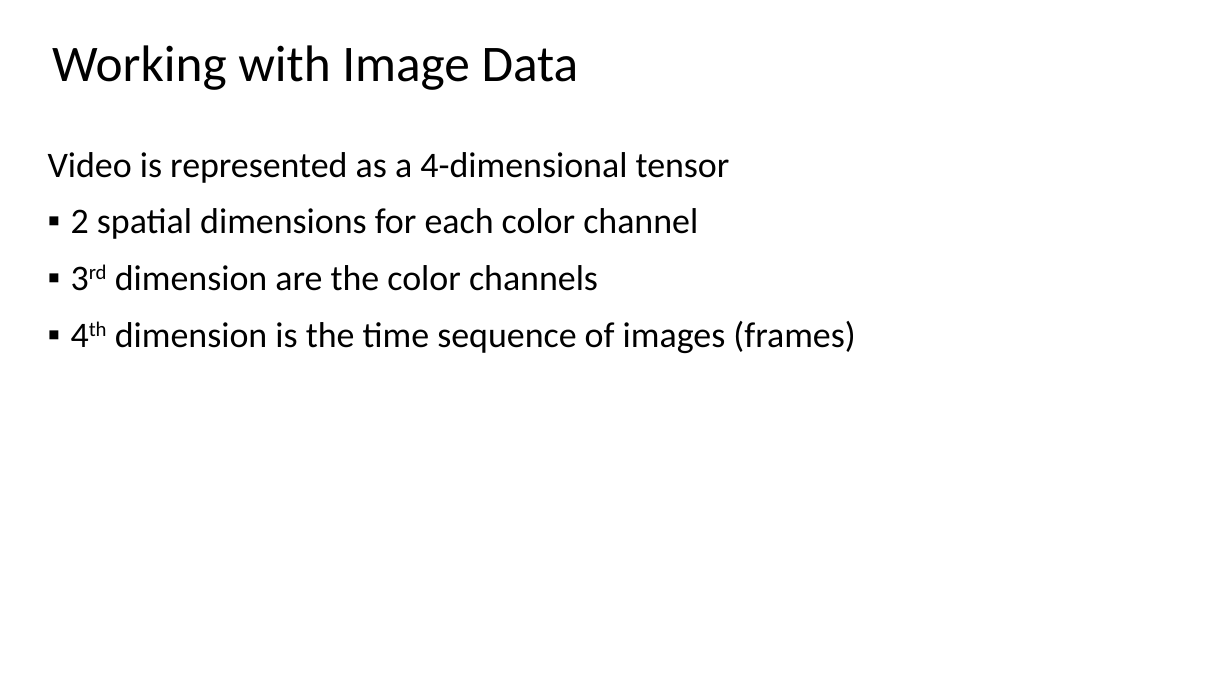
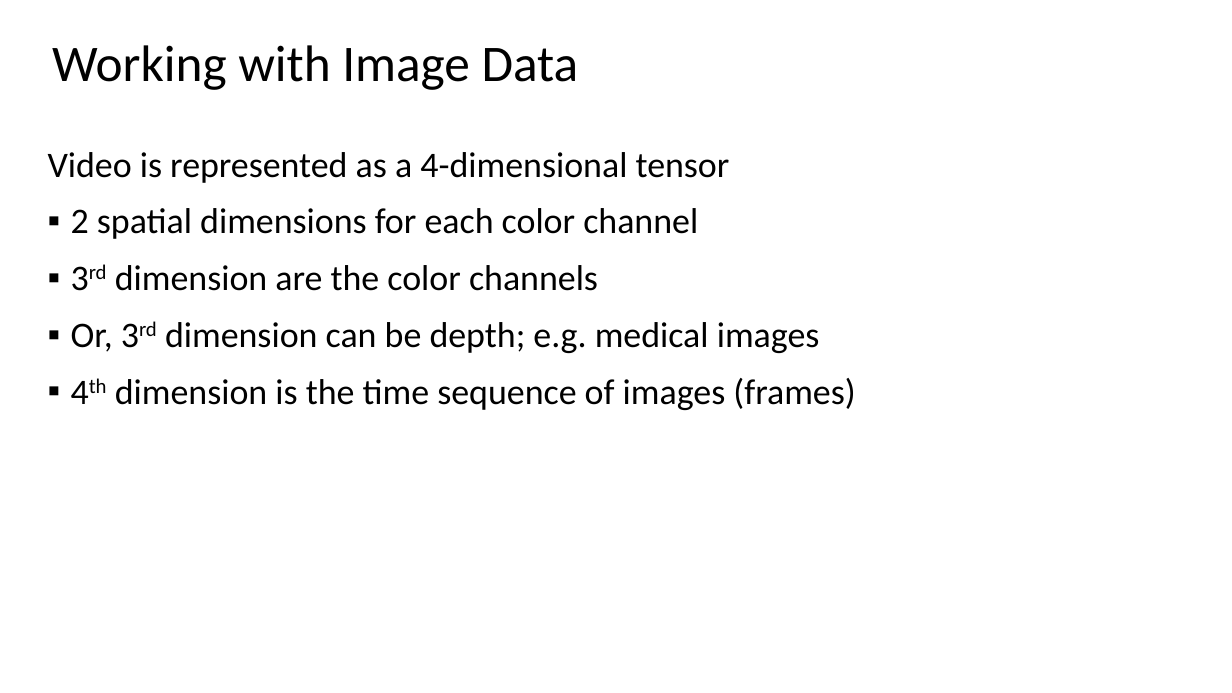
Before and after one commit to StephenElston/CSCI-E25, a slide deck: slide 27 of Slides/1_Introduction.pptx. Drawn at 1232x693 pixels with LibreOffice and Linux fonts; fonts in the diff are those of the drawing. Boxes give left, top, right and bottom in pixels: in the first picture for what was removed or moved away, otherwise in the second. Text is boxed around its words. In the diff, an @@ line names an element or a change of style, - is before the commit and + after.

```diff
--- a/Slides/1_Introduction.pptx
+++ b/Slides/1_Introduction.pptx
@@ text at (71,322,820,353): paragraph added @@
+▪ Or, 3rd dimension can be depth; e.g. medical images
```
Also in this commit, not shown: 7 other slides changed.
